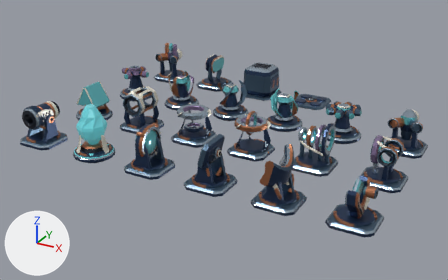
An edit to the Blender file assets/models/optical-bench/optical-bench.blend, drawn before and after from the same camera.
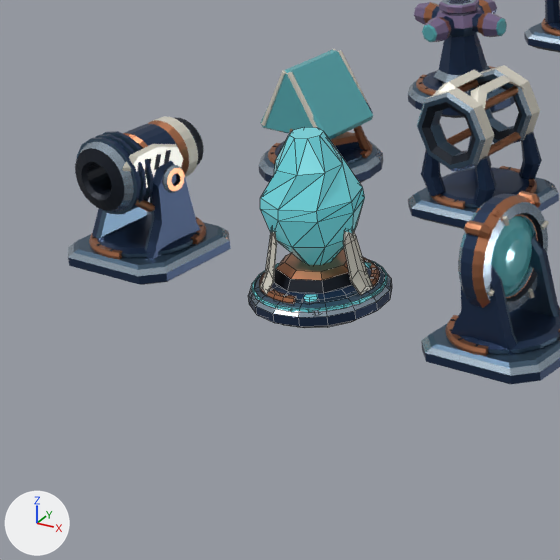
Old and new are each drawn whole from a 50 mm camera at (11.12, -10.62, 6.5) aimed at (3.9, 2.52, -0.07) and again close up on the part from 0% to 37% of the width and 24% to 83% of the height. The lights are fixed; the arrows at lower left show +X, +Y and +Z. The first two pictures are the older version. The close-ups show mesh edges as thin lines.

Names of what the first close-up shows: 'complementor', 'conduit', 'filter', 'laser', 'primaryLogicGate', 'prism', 'target'.
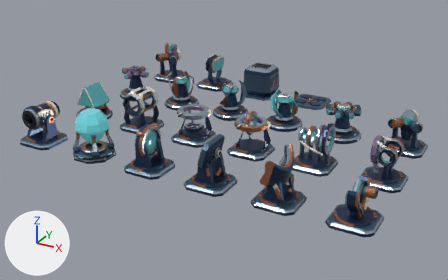
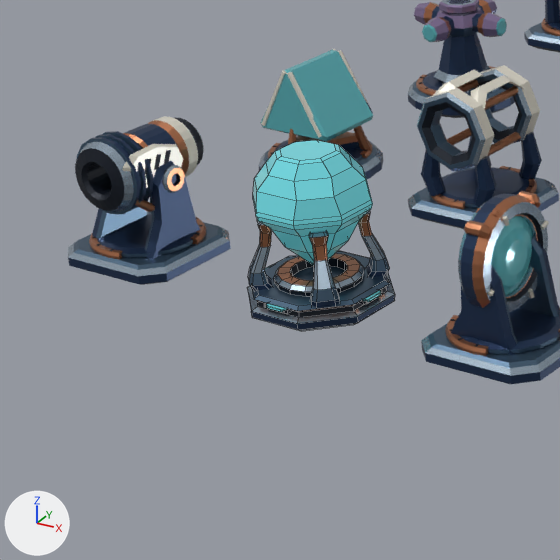
Boxes [x1, y1, x2, y2] around the edits, measured in the close-ups (560 x 560 px; the box of a moved part takes in the faces that stretch with it):
```json
{"object": "target", "change": "reshaped", "before": [248, 127, 392, 328], "after": [247, 140, 395, 331]}
{"part": 1, "of": "me_target", "change": "rebuilt", "before": [252, 261, 387, 313], "after": [247, 251, 395, 331]}
{"part": 2, "of": "me_target", "change": "rebuilt", "before": [271, 267, 371, 302], "after": [273, 253, 364, 296]}
{"part": 3, "of": "me_target", "change": "rebuilt", "before": [260, 127, 365, 265], "after": [253, 140, 373, 265], "on screen": "14% wider, 9% shorter"}
{"part": 4, "of": "me_target", "change": "rebuilt", "before": [260, 232, 277, 295], "after": [248, 219, 272, 291]}
{"part": 5, "of": "me_target", "change": "deleted", "before": [252, 230, 376, 315]}
{"part": 6, "of": "me_target", "change": "moved or reshaped", "before": [248, 248, 392, 328], "after": [264, 211, 390, 313]}
```

Edits to the scene script, one JSON object a line:
```json
{"block": "me_target", "where": "# used by ob_target; location = (1.65, 0.0, 0.0)"}
{"op": "remove", "block": "me_target", "code": "me_target.from_pydata(...)  # 653 vertices, 596 faces; spans x -0.51..0.51, y -0.51..0.51, z 0.0..1.31"}
{"op": "add", "block": "me_target", "code": "me_target.from_pydata(...)  # 536 vertices, 468 faces; spans x -0.506..0.506, y -0.506..0.506, z 0.0..1.183"}
{"block": "me_target", "change": "me_target part 1: the loose piece of 96 vertices spanning x -0.48..0.48, y -0.48..0.48, z 0.15..0.175 is rebuilt with 56 vertices and now spans x -0.506..0.506, y -0.506..0.506, z 0.0..0.202"}
{"block": "me_target", "change": "me_target part 2: the loose piece of 64 vertices spanning x -0.396..0.396, y -0.396..0.396, z 0.161..0.227 is rebuilt with 80 vertices and now spans x -0.323..0.323, y -0.323..0.323, z 0.197..0.269"}
{"block": "me_target", "change": "me_target part 3: the loose piece of 48 vertices spanning x -0.366..0.366, y -0.366..0.366, z 0.3..1.31 is rebuilt with 80 vertices and now spans x -0.402..0.402, y -0.402..0.402, z 0.309..1.183"}
{"block": "me_target", "change": "me_target part 4: the loose piece of 25 vertices spanning x -0.276..-0.094, y -0.403..-0.233, z 0.177..0.678 is rebuilt with 56 vertices and now spans x -0.403..-0.169, y -0.403..-0.169, z 0.172..0.7"}
{"block": "me_target", "change": "me_target part 5: 14 loose pieces with 175 vertices, spanning x -0.418..0.423, y -0.404..0.404, z 0.136..0.678, are deleted"}
{"block": "me_target", "change": "me_target part 6: 220 vertices removed from x -0.51..0.51, y -0.51..0.51, z 0.0..0.35; 208 vertices added at x -0.497..0.497, y -0.497..0.497, z 0.14..0.7"}
{"block": "me_target", "change": "other edits to the shape of me_target do not show in these pictures"}
{"op": "remove", "block": "me_target", "code": "me_target.materials.append(mat_satin_porcelain)  # light grey #ded9cb"}
```
